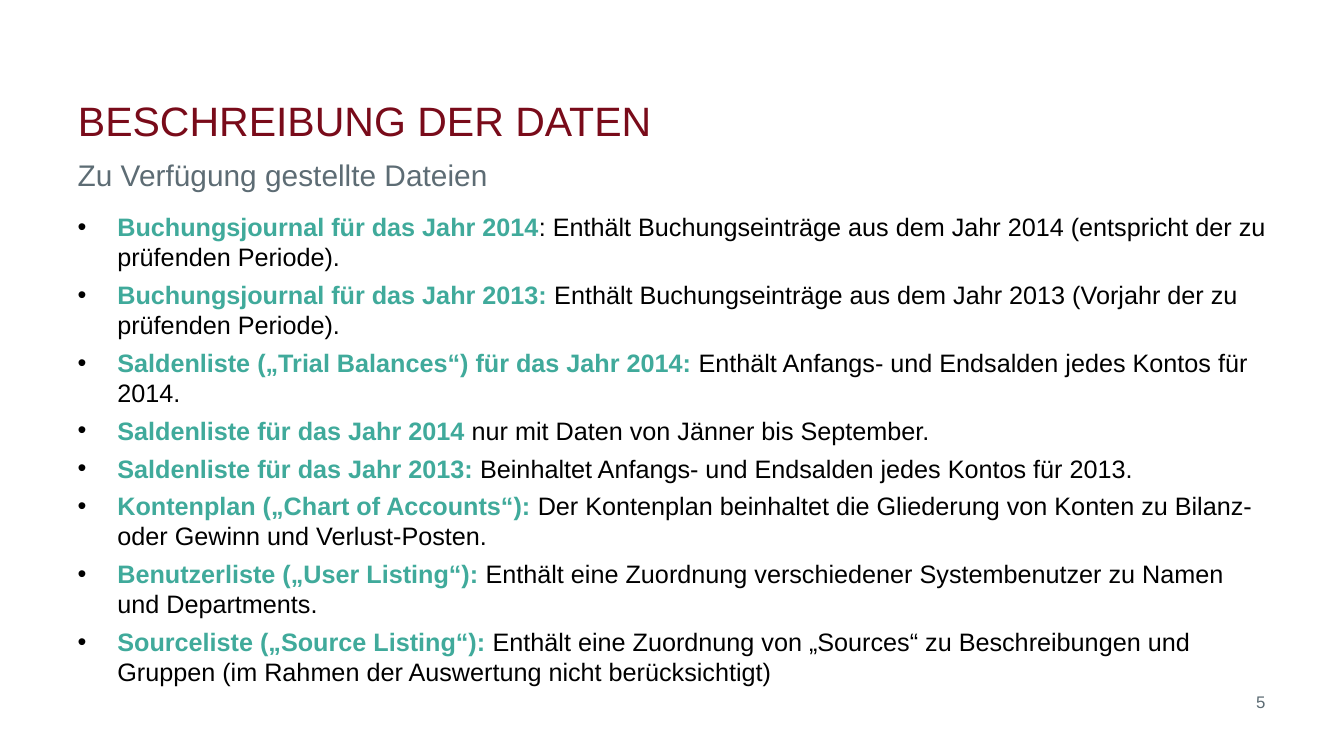
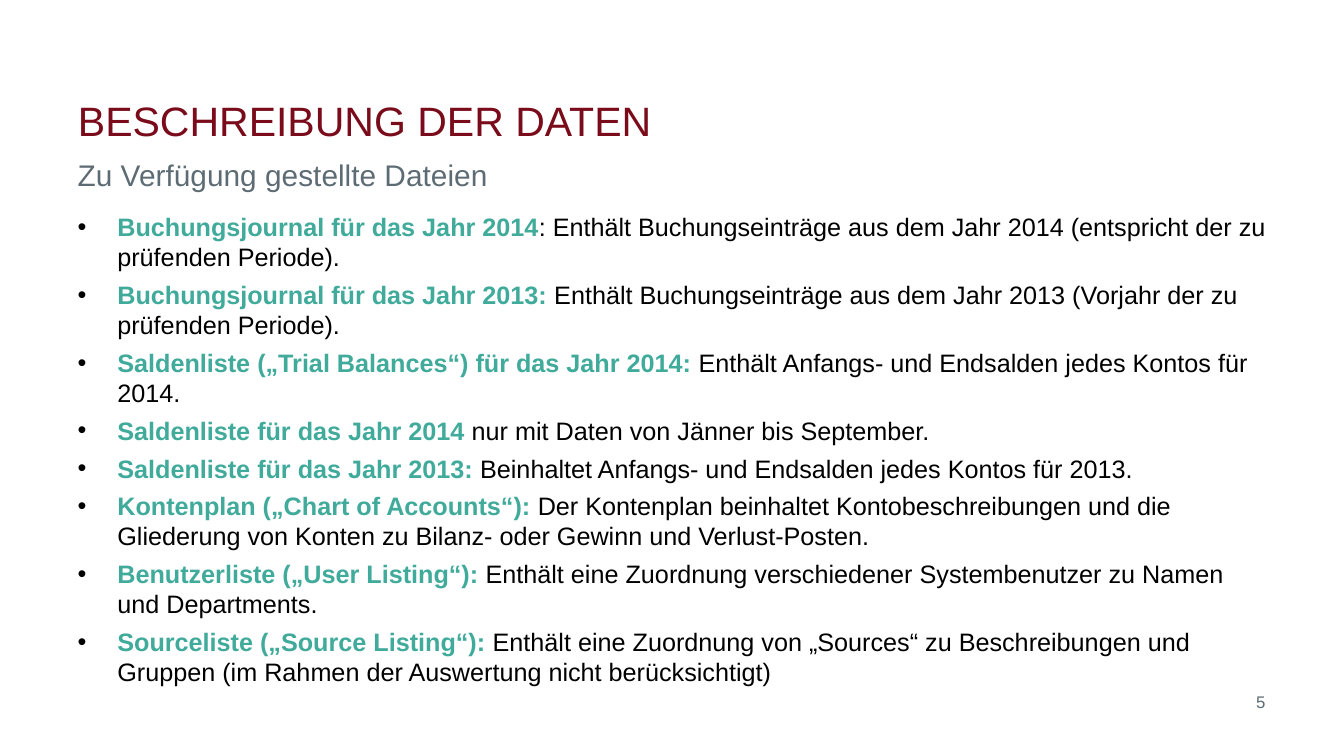
Before and after one commit to biegt/auditing_case_study, a slide deck: slide 5 of 04_output/Präsentation_Case_Study_1_Bieg_Krug.pptx. Drawn at 1344x756 pixels with LibreOffice and Linux fonts; fonts in the diff are those of the drawing; background and template pictures are left out. Boxes give left, top, right and bottom in pixels: in the first picture for what was removed or moved away, otherwise in the second. Text is boxed around its words. In the diff, an @@ line names an element or a change of style, - is before the commit and + after.

```diff
--- a/04_output/Präsentation_Case_Study_1_Bieg_Krug.pptx
+++ b/04_output/Präsentation_Case_Study_1_Bieg_Krug.pptx
@@ text at (x1=117, y1=496, x2=1171, y2=551): text changed @@
-• Kontenplan („Chart of Accounts“): Der Kontenplan beinhaltet die Gliederung von Konten zu Bilanz- oder Gewinn und Verlust-Posten.
+• Kontenplan („Chart of Accounts“): Der Kontenplan beinhaltet Kontobeschreibungen und die Gliederung von Konten zu Bilanz- oder Gewinn und Verlust-Posten.
```
Also in this commit, not shown: 6 other slides changed, 1 slide added.
